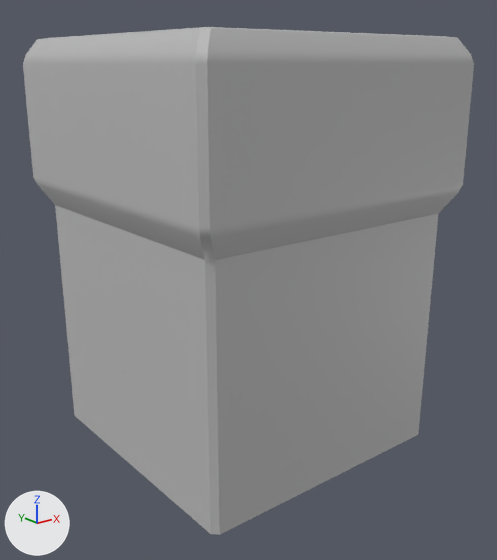
One commit to the FBX model Assets/model/cheminee_base.fbx: the scene before it, then after it.
Rendered twice from a 50 mm camera at (-0.0355, -0.0454, 0.032) aimed at (-0.0001, -0.001, 0.0143). The axes (+X, +Y, +Z) are drawn at lower left. The lights are the same throughout. Where no turn or scale is listed for an object, it has been applied to the vertices.

Names of what the first picture shows: 'cheminee'.
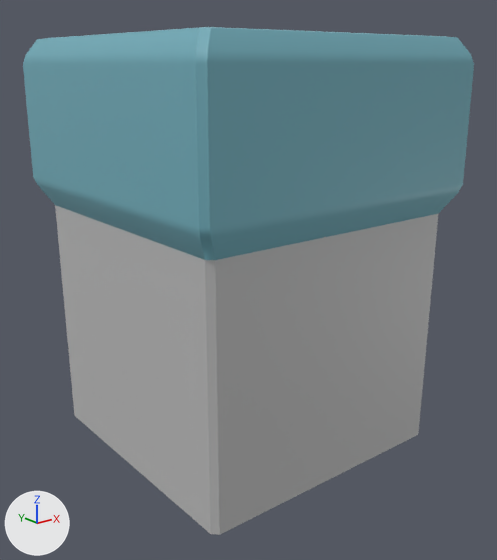
What differs and where, as boxes (x1, y1, x2, y2) in the pictures (497 x 560 px):
part 1 of me_mesh, recoloured (grey to cyan)
    both: (23, 27, 474, 260)

What the commit changed:
Material 'lambert2' (mat_lambert2) is new.
Its base color is (0.17, 0.424, 0.5) (cyan #73aebc).
me_mesh has 68 vertices, 65 faces and spans x -0.013..0.013, y -0.0129..0.0129, z 0.0..0.0341.
me_mesh is used by ob_cheminee; location (0.0, 0.0, 0.0).
me_mesh part 1: all 57 faces centred in x -0.013..0.013, y -0.0129..0.0129, z 0.0212..0.034 switch from mat_lambert1 (grey #bcbcbc) to mat_lambert2 (cyan #73aebc).
